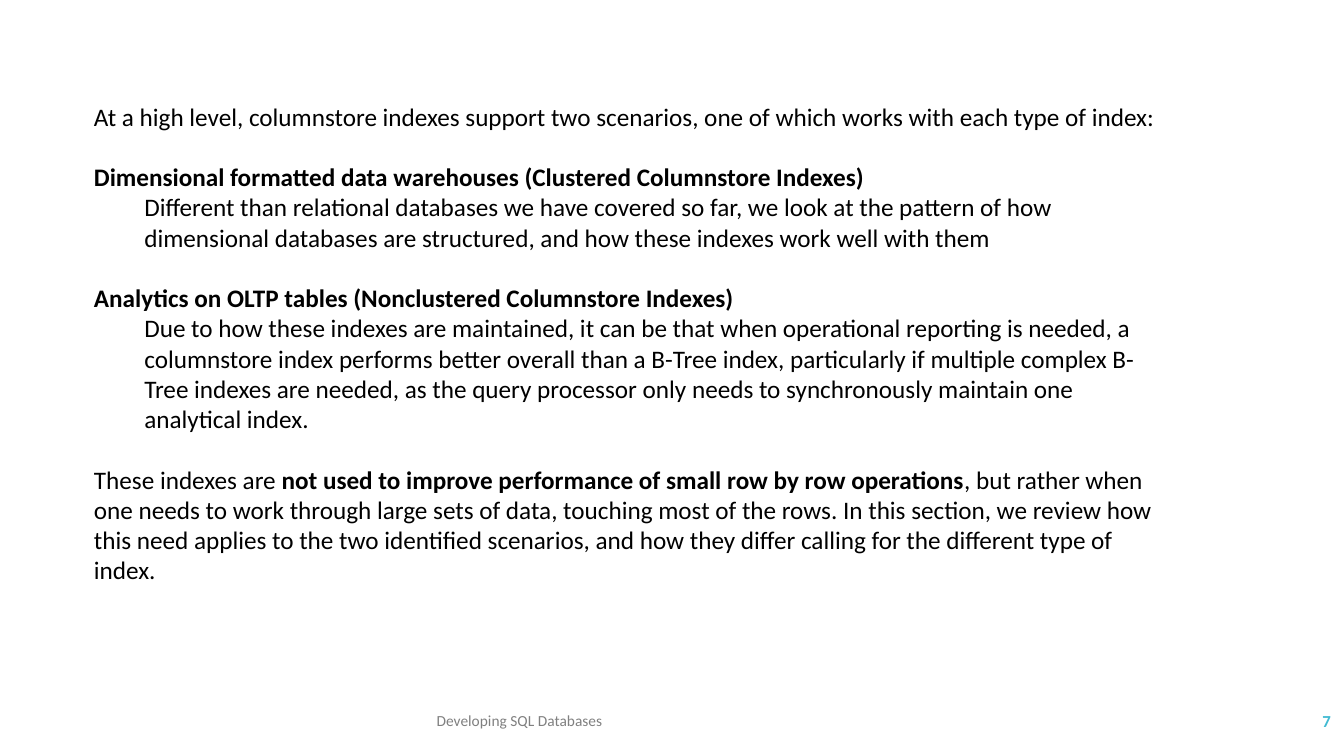
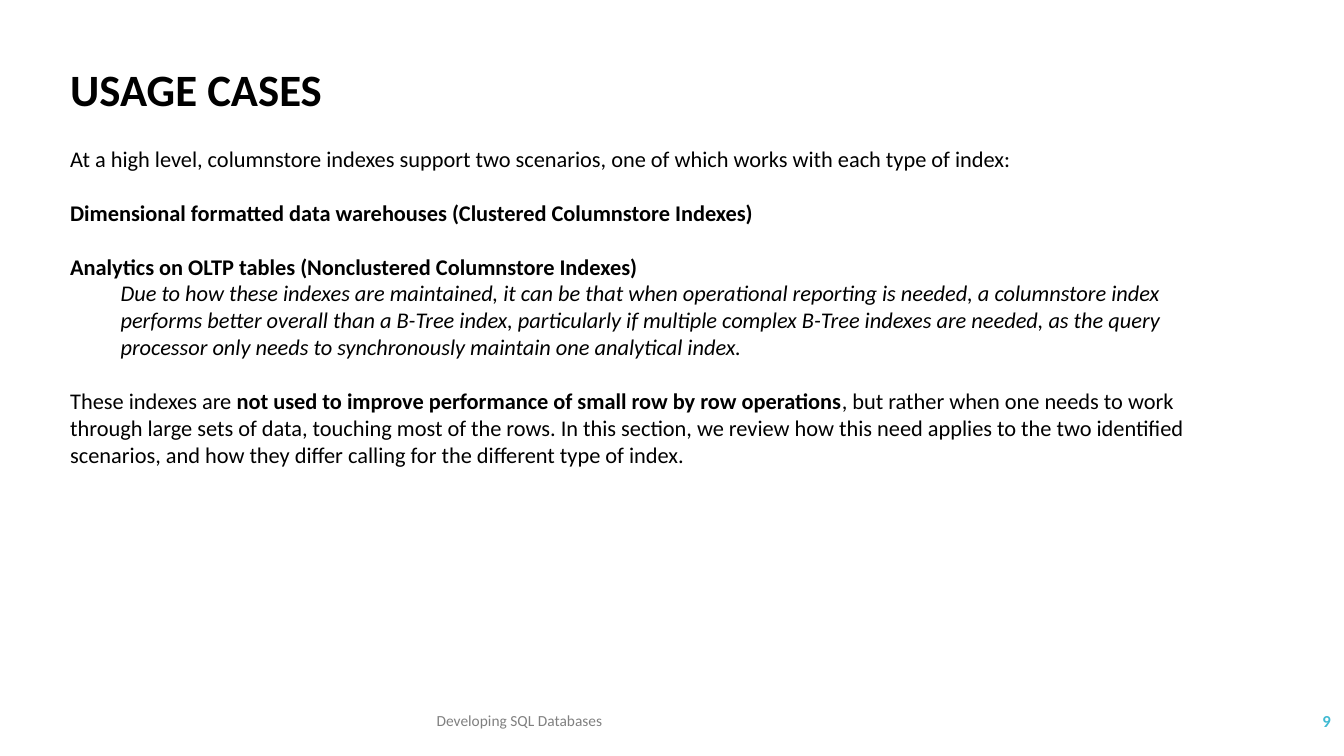
Before and after one commit to TKostyrka/70762DevSQLDB, a slide deck: slide 9 of DEVSQL_05_ColumnStoreIndex/DEVSQL_05_Columnstore.pptx (slide 7 before the commit). Drawn at 1344x756 pixels with LibreOffice and Linux fonts; fonts in the diff are those of the drawing. Boxes give left, top, right and bottom in pixels: in the first picture for what was removed or moved away, otherwise in the second. Text is boxed around its words. In the diff, an @@ line names an element or a change of style, - is before the commit and + after.

```diff
--- a/DEVSQL_05_ColumnStoreIndex/DEVSQL_05_Columnstore.pptx
+++ b/DEVSQL_05_ColumnStoreIndex/DEVSQL_05_Columnstore.pptx
@@ text "USAGE CASES": place and size @@
-text "USAGE CASES" at <box>94,108,1154,579</box>
+text "USAGE CASES" at <box>70,76,1184,467</box>
@@ text at <box>70,76,322,107</box>: paragraph added @@
+USAGE CASES
@@ text at <box>70,151,1184,467</box>: size 18 to 16 pt; italic on in "Due to how these indexes are maintained, ..." @@
@@ text at <box>144,198,1051,250</box>: paragraph removed @@
-  Different than relational databases we have covered so far, we look at the pattern of how dimensional databases are structured, and how these indexes work well with them
@@ page number at <box>1322,716,1330,727</box>: text changed @@
-7
+9
```
Also in this commit, not shown: 7 other slides changed, 3 slides added, 1 slide removed, 12 other files.
